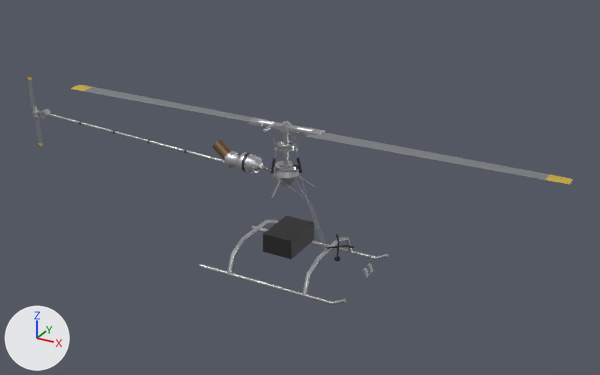
Before and after pictures for a commit that changed the glTF model public/exhibits/heli/model.glb.
The view is the same before and after, from a camera (50 mm lens) standing at (7.46, -13.02, 8.27) and looking at (0.1, 0.38, 1.57). Every picture has the same lights, and +X, +Y and +Z are marked at lower left. The picture after the commit comes second. Where no turn or scale is listed for an object, it has been applied to the vertices. Vertices at exactly the same position are counted once.

Names of what the first picture shows: 'blade_1', 'blade_2', 'engine', 'fuel_tank', 'main_gearbox', 'skids' and 13 more.
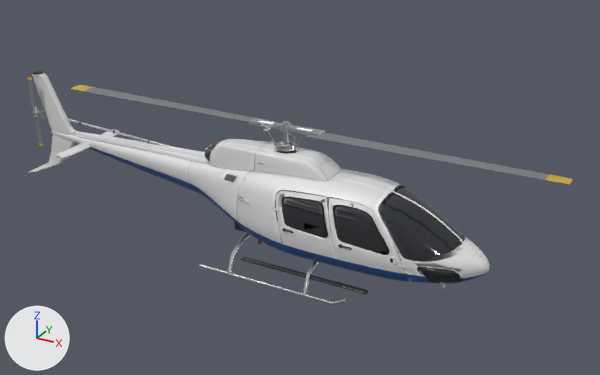
Patch to the scene script:
```diff
--- a/public/exhibits/heli/model.glb.py
+++ b/public/exhibits/heli/model.glb.py
@@ me_fuel_tank @@
-me_fuel_tank.from_pydata(...)  # 8 vertices, 12 faces; spans x -0.275..0.375, y -0.475..0.475, z 0.42..0.82
+me_fuel_tank.from_pydata(...)  # 8 vertices, 12 faces; spans x -0.95..-0.35, y -0.45..0.45, z 0.75..1.35
+# me_fuel_tank part 1: the whole mesh is rebuilt
 me_fuel_tank.materials.append(mat_black)
@@ ob_transmission_cowling @@
+ob_transmission_cowling = bpy.data.objects.new('transmission_cowling', me_transmission_cowling)  # 354 vertices, 625 faces; spans x -0.49..1.14, y -0.37..0.37, z 1.97..2.5; in mat_shell (picture img_heli_body_25834_textured_basecolor)
+ob_transmission_cowling.location = (0.0, 0.0, 0.0)
@@ ob_tail_fins @@
+ob_tail_fins = bpy.data.objects.new('tail_fins', me_tail_fins)  # 1187 vertices, 2237 faces; spans x -6.58..-4.89, y -0.94..0.94, z 0.88..3.2; in mat_shell (picture img_heli_body_25834_textured_basecolor)
+ob_tail_fins.location = (0.0, 0.0, 0.0)
@@ ob_tail_boom @@
+ob_tail_boom = bpy.data.objects.new('tail_boom', me_tail_boom)  # 372 vertices, 554 faces; spans x -6.02..-1.69, y -0.28..0.28, z 1.2..2.07; in mat_shell (picture img_heli_body_25834_textured_basecolor)
+ob_tail_boom.location = (0.0, 0.0, 0.0)
@@ ob_rear_door_r @@
+ob_rear_door_r = bpy.data.objects.new('rear_door_r', me_rear_door_r)  # 618 vertices, 1155 faces; spans x -0.047..1.349, y -0.02..0.189, z -0.553..0.708; in mat_shell (picture img_heli_body_25834_textured_basecolor)
+ob_rear_door_r.location = (0.2, -0.78, 1.3)
@@ ob_fuselage @@
+ob_fuselage = bpy.data.objects.new('fuselage', me_fuselage)  # 6286 vertices, 11072 faces; spans x -2.13..4.15, y -0.85..0.85, z 0.32..2.2; in mat_shell (picture img_heli_body_25834_textured_basecolor)
+ob_fuselage.location = (0.0, 0.0, 0.0)
@@ ob_engine_cowling @@
+ob_engine_cowling = bpy.data.objects.new('engine_cowling', me_engine_cowling)  # 977 vertices, 1746 faces; spans x -1.861..-0.393, y -0.507..0.507, z 1.762..2.505; in mat_shell (picture img_heli_body_25834_textured_basecolor)
+ob_engine_cowling.location = (0.0, 0.0, 0.0)
@@ ob_door_r @@
+ob_door_r = bpy.data.objects.new('door_r', me_door_r)  # 815 vertices, 1254 faces; spans x -1.1..0.218, y -0.02..0.277, z -0.569..0.716; in mat_shell (picture img_heli_body_25834_textured_basecolor)
+ob_door_r.location = (2.55, -0.78, 1.3)
@@ ob_canopy @@
+ob_canopy = bpy.data.objects.new('canopy', me_canopy)  # 386 vertices, 675 faces; spans x 2.206..3.618, y -0.691..0.687, z 0.814..2.075; in mat_shell_glass (picture img_heli_body_25834_textured_basecolor)
+ob_canopy.location = (0.0, 0.0, 0.0)
```

Pixel boxes (x1, y1, x2, y2) of what changed, in the pictures (600 x 375 px):
'fuselage', added
    after: (190, 162, 490, 294)
'canopy', added
    after: (382, 187, 463, 261)
'door_r', added
    after: (335, 201, 402, 277)
'rear_door_r', added
    after: (274, 191, 340, 264)
'tail_boom', added
    after: (74, 130, 210, 191)
'transmission_cowling', added
    after: (256, 142, 342, 181)
'tail_fins', added
    after: (29, 70, 119, 172)
'fuel_tank', reshaped (mostly hidden afterwards)
    before: (263, 216, 314, 259)
    after: (234, 222, 246, 232)
'engine_cowling', added
    after: (204, 139, 273, 183)
